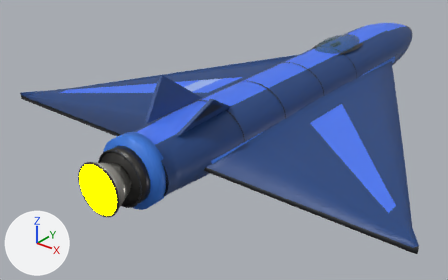
Two versions of the glTF model ThoriumGap_JS/models/Ship_Longwing_2.glb, one commit apart.
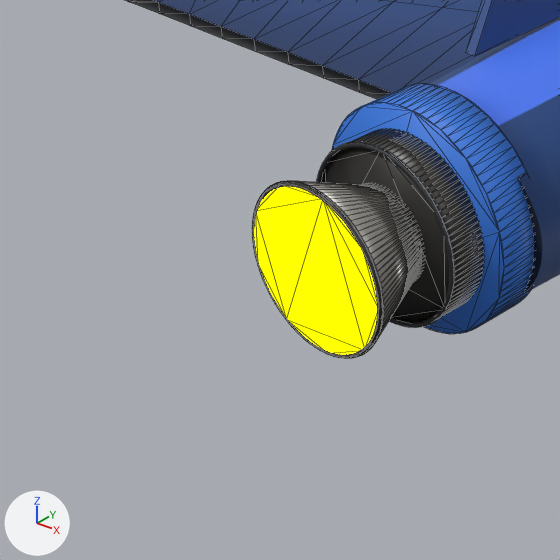
Each version appears first whole from a 50 mm lens placed at (4.72, -7.81, 3.43), pointed at (-0.64, -1.12, -0.72), and next in a close-up on the part from 0% to 39% of the width and 38% to 100% of the height. The axes (+X, +Y, +Z) are drawn at lower left. The lights are the same throughout. The last two pictures show the newer version. The close-ups show mesh edges as thin lines. Where no turn or scale is listed for an object, it has been applied to the vertices.

Names of what the first close-up shows: 'AftCollar_IntegratedSingleEngineBand', 'EngineBell_Center_BroadBurnishedNozzle', 'EngineBlock_AftDarkSingleEngineHousing', 'EngineBlock_OuterBoltedRim', 'EngineEmitter', 'EngineLip_Center_DarkWideRim', 'Fuselage_OrganicEllipsoidTaperedBody_BakedPaint', 'TailFin_Left_CantedStabilizer', 'Wing_Left_LongDeltaAerofoil_BakedPaint' and 1 more.
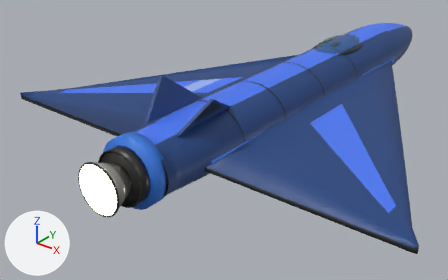
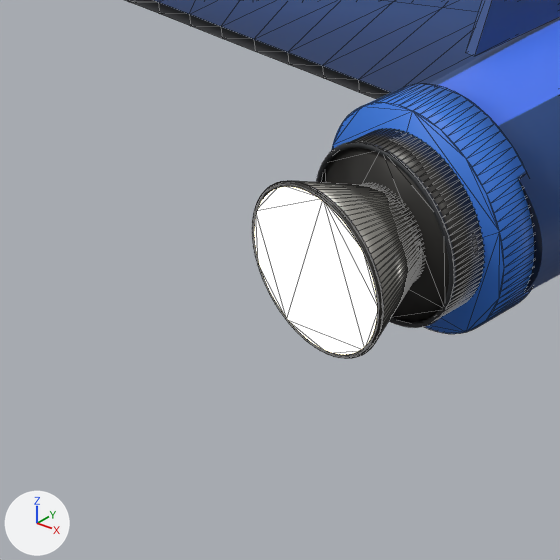
Edits to the bpy script that builds the scene:
```text
Change mat_engineglow:
    mat_engineglow.emission_color: (1.0, 1.0, 0.0) -> (0.62, 0.57, 0.4)  # yellow #ffff00 -> beige #cec7aa
```

Boxes [x1, y1, x2, y2] around the edits, measured in the close-ups (560 x 560 px):
'EngineEmitter', recoloured (yellow to beige)
    both: [255, 187, 377, 354]
